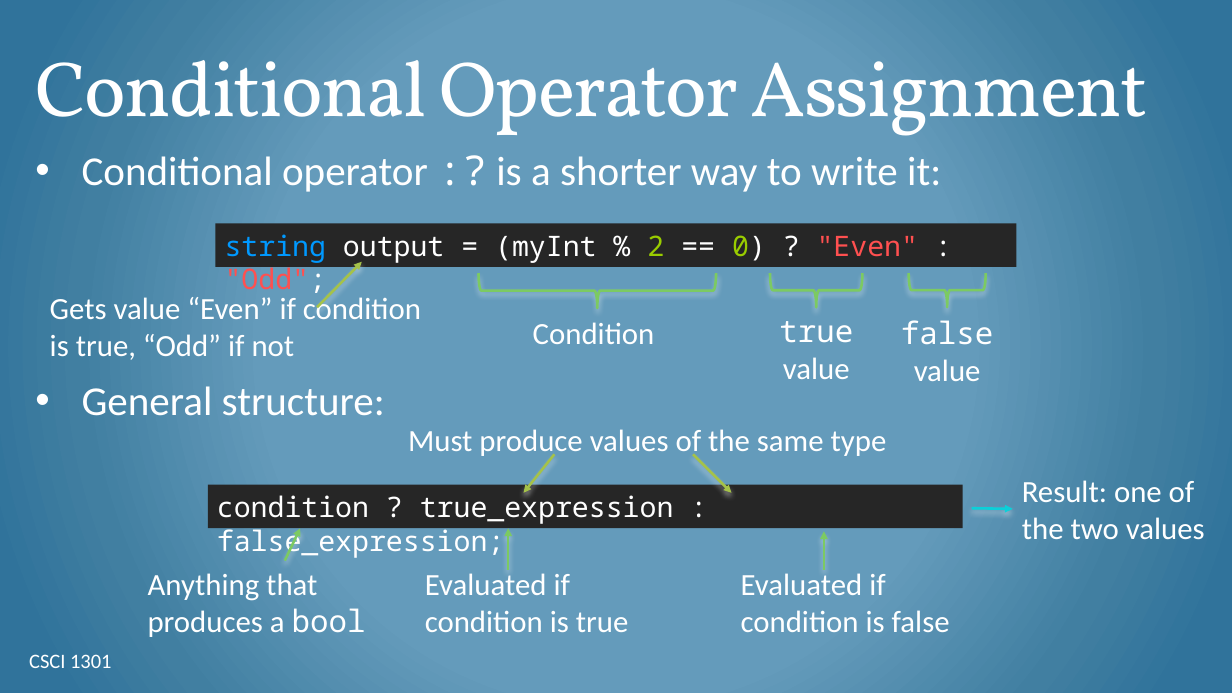
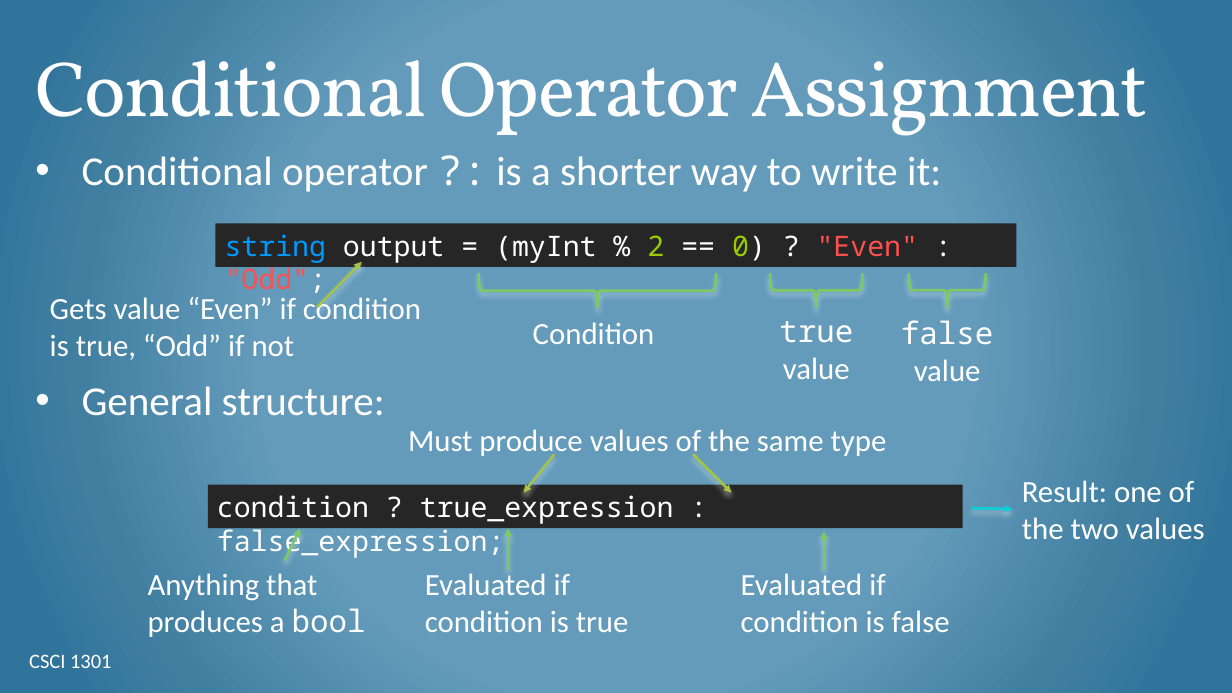
Before and after one commit to csci-1301/csci-1301.github.io, a slide deck: slide 14 of lectures/100_switch/Switch.pptx (slide 13 before the commit). Drawn at 1232x693 pixels with LibreOffice and Linux fonts; fonts in the diff are those of the drawing; background and template pictures are left out. Boxes give left, top, right and bottom in pixels: in the first picture for what was removed or moved away, otherwise in the second. Text is boxed around its words. In the diff, an @@ line names an element or a change of style, - is before the commit and + after.

```diff
--- a/lectures/100_switch/Switch.pptx
+++ b/lectures/100_switch/Switch.pptx
@@ text at [82, 156, 941, 192]: text changed @@
-• Conditional operator :? is a shorter way to write it:
+• Conditional operator ?: is a shorter way to write it:
```
Also in this commit, not shown: 1 slide added, 2 other files.
